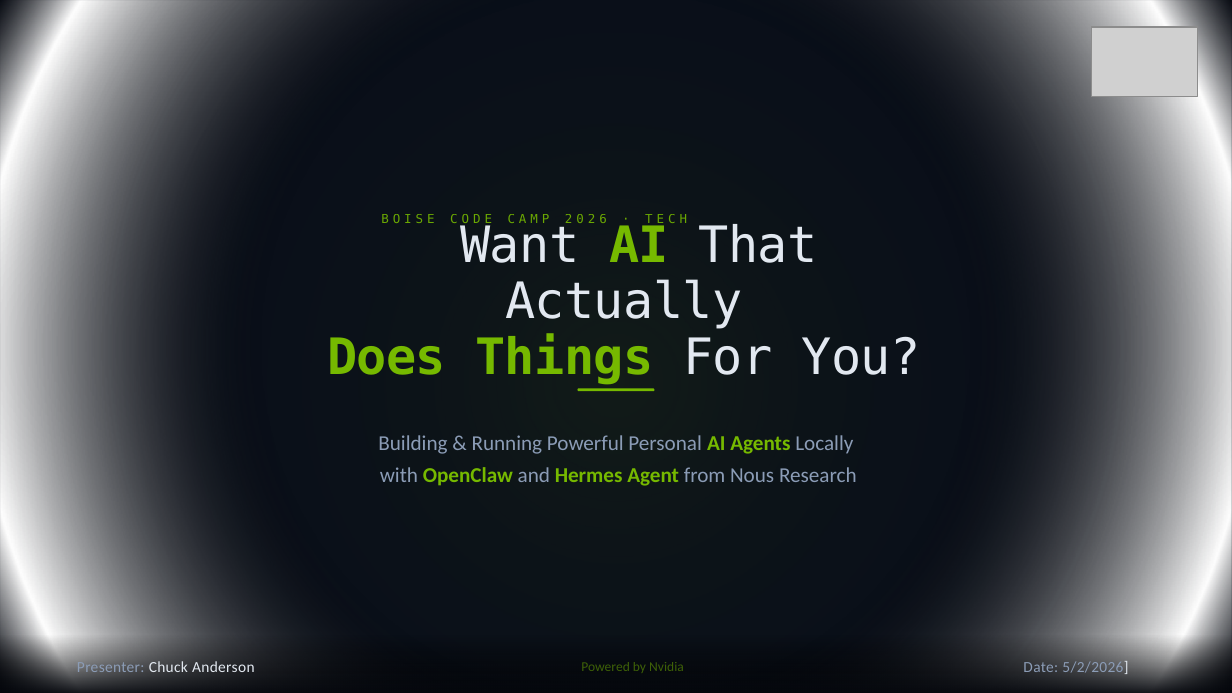
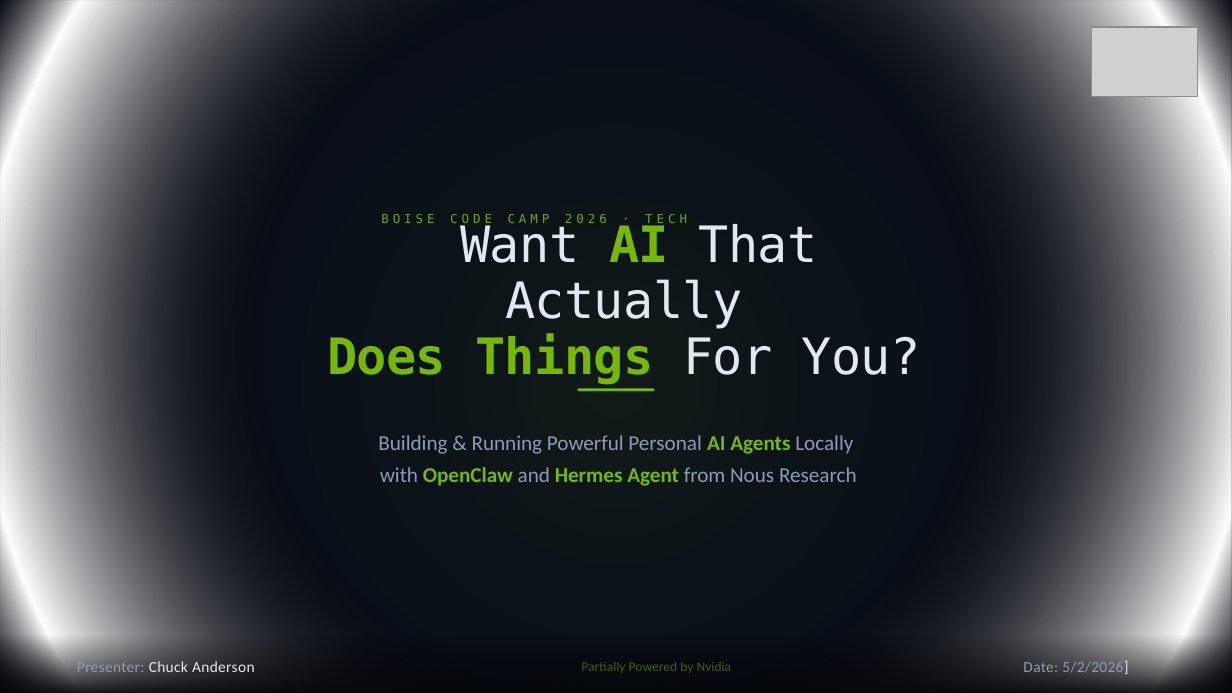
Before and after one commit to idalog/BoiseCodeCamp2026, a slide deck: slide 3 of Building and Running Powerful Personal AI Agents Locally - Boise Code Camp D.pptx. Drawn at 1232x693 pixels with LibreOffice and Linux fonts; fonts in the diff are those of the drawing; grey boxes stand for pictures; background and template pictures are left out. Boxes give left, top, right and bottom in pixels: in the first picture for what was removed or moved away, otherwise in the second. Text is boxed around its words. In the diff, an @@ line names an element or a change of style, - is before the commit and + after.

```diff
--- a/Building and Running Powerful Personal AI Agents Locally - Boise Code Camp D.pptx
+++ b/Building and Running Powerful Personal AI Agents Locally - Boise Code Camp D.pptx
@@ text at [581, 662, 732, 673]: text changed @@
-Powered by Nvidia
+Partially Powered by Nvidia
```
Also in this commit, not shown: 1 other slide changed.
